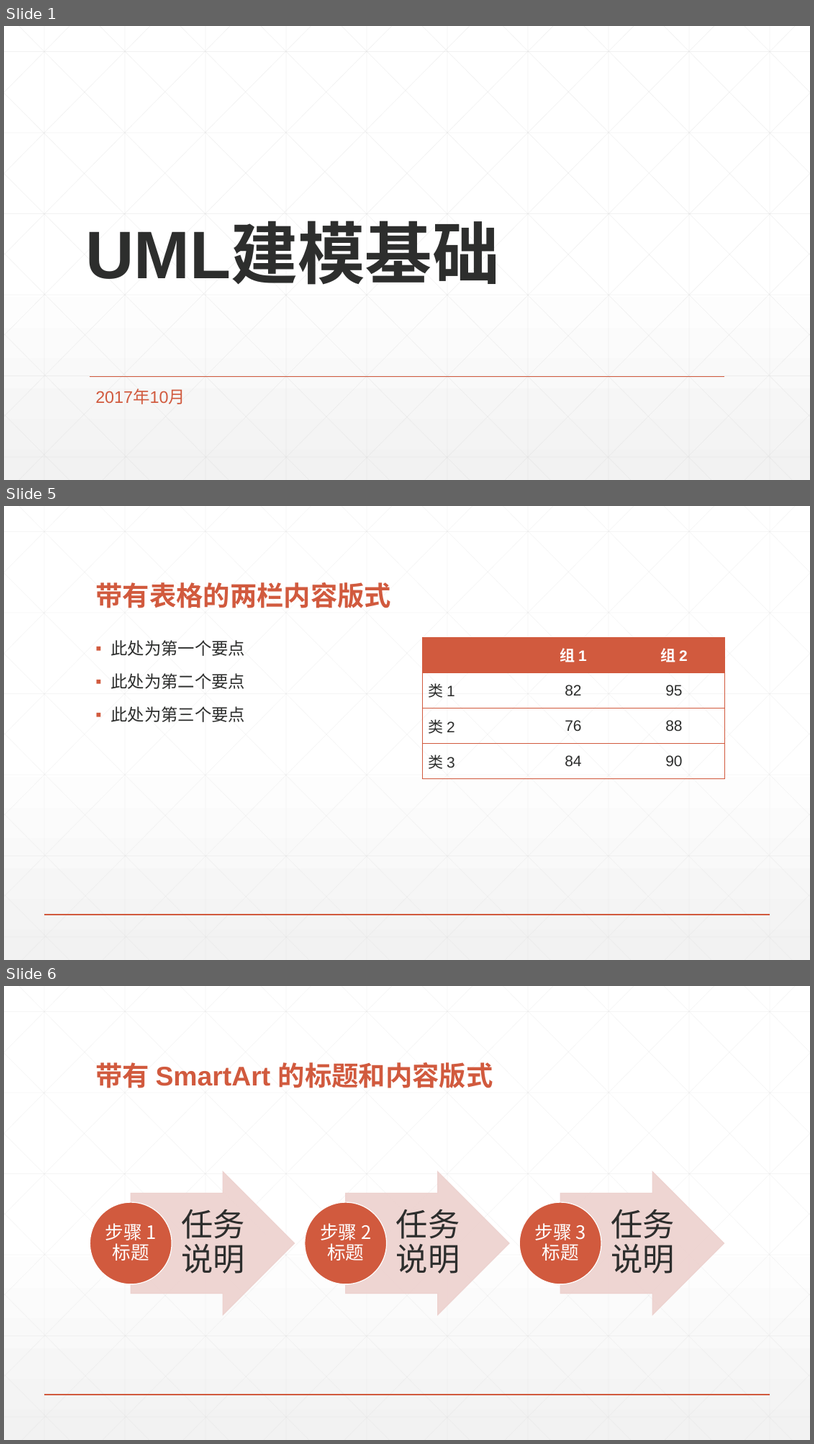
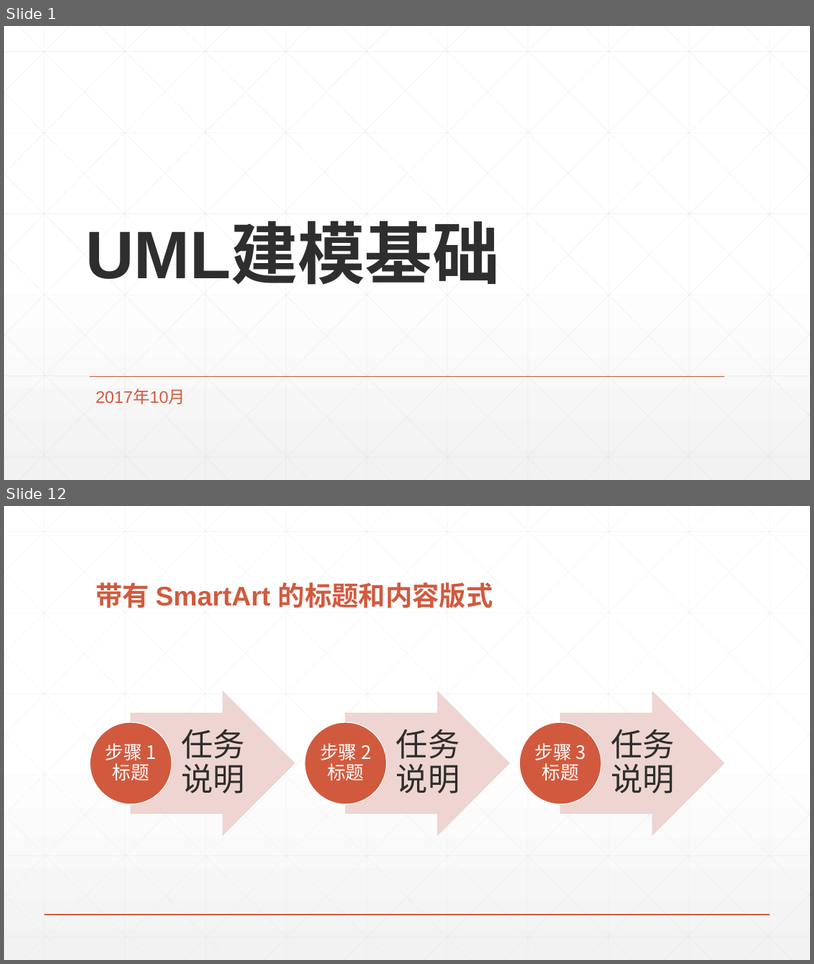
Before and after one commit to taony/Notes-UML, a slide deck: UML建模基础.pptx. Shown one above the other, each under a label of ours: slides 1, 5 and 6 before the commit, slides 1 and 12 after it; the slides between them are not shown. The pictures are 814x1444 and 814x964 pixels, drawn with LibreOffice and Linux fonts; fonts in the diff are those of the drawing. Boxes give left, top, right and bottom in pixels: in the first picture for what was removed or moved away, otherwise in the second. Text is boxed around its words. In the diff, an @@ line names an element or a change of style, - is before the commit and + after.

```diff
--- a/UML建模基础.pptx
+++ b/UML建模基础.pptx
@@ slide 5 removed at box(4, 506, 810, 960), background gradient #FFFFFF to #F2F2F2; not listed: 47 template elements that a slide beside it also shows @@
@@ title removed at box(95, 582, 391, 608) @@
-带有表格的两栏内容版式
@@ text removed at box(111, 640, 245, 722) @@
-▪ 此处为第一个要点
-▪ 此处为第二个要点
-▪ 此处为第三个要点
@@ table removed at box(422, 637, 725, 779), 4 rows, 3 columns @@
- | 组 1 | 组 2
-类 1 | 82 | 95
-类 2 | 76 | 88
-类 3 | 84 | 90
@@ what was slide 6 is now slide 12 @@
```
Also in this commit, not shown: 1 slide changed, 9 slides added, 2 other slides removed, 1 other file.
